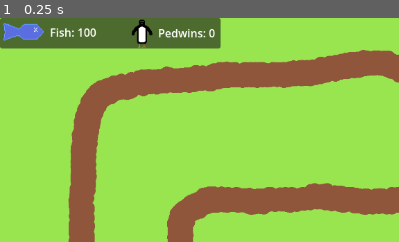
Above: before the commit, frame 1.
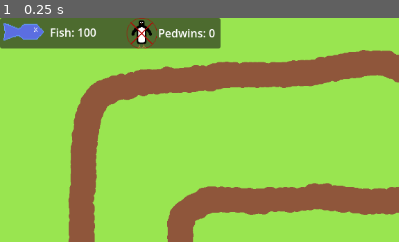
Above: after the commit, the same moment.

Repository: CrimsonCloak/pedwin
Game: Godot game, scene res://Scenes/demogame.tscn
Same seed, same stepped clock (60 frames per second), same inputs: the game is played once before the commit and once after it.
Inputs:
- Up to frame 1 (0.25 s): no input
The pictures show only the part of the screen within x 0-50%, y 0-50%; the shares and areas given below are measured in that part.

The runs differ from the first frame. In frame 1, 0.3% of the frame differs, in the area x 31-40%, y 0-14%.

Commit message:
Small changes to pedwin behavior

Diff:
--- a/Scenes/UI/level_hud.tscn
+++ b/Scenes/UI/level_hud.tscn
@@ -1,7 +1,7 @@
 [gd_scene format=3 uid="uid://br4vn4h68fivi"]
 
 [ext_resource type="Texture2D" uid="uid://bqq7mdxjwh0lv" path="res://Assets/Fish_UI_symbol.png" id="1_w7e8c"]
-[ext_resource type="Texture2D" uid="uid://c3m2fo3leck3e" path="res://Assets/Pedwin/Pedwin1.png" id="2_i15ox"]
+[ext_resource type="Texture2D" uid="uid://5gpg4v4bjw65" path="res://Assets/Pedwin/Pedwin_perished_counter.png" id="2_i15ox"]
 
 [node name="LevelHud" type="Control" unique_id=1502562895]
 layout_mode = 3
@@ -33,10 +33,9 @@
 [node name="PedwinRemainingCounterVisual" type="TextureRect" parent="CanvasLayer/UI_top_bar" unique_id=237885755]
 layout_mode = 0
 offset_left = 182.0
-offset_top = -1.0
 offset_right = 246.00006
-offset_bottom = 63.0
-scale = Vector2(0.71, 0.71)
+offset_bottom = 64.0
+scale = Vector2(0.695, 0.695)
 texture = ExtResource("2_i15ox")
 
 [node name="PedwinRemainingCounterText" type="Label" parent="CanvasLayer/UI_top_bar" unique_id=560213748]
--- a/Scripts/pedwin.gd
+++ b/Scripts/pedwin.gd
@@ -9,11 +9,11 @@
 	health = maxHealth
 	gameManager = get_node("/root/Game/GameManager")
 
-func _input(event):
-	if event is InputEventMouseButton:
-		if event.button_index == MOUSE_BUTTON_LEFT and event.pressed:
-			if $Sprite2D.is_pixel_opaque(get_local_mouse_position()):
-				takeDamage(1)
+#func _input(event):
+	#if event is InputEventMouseButton:
+		#if event.button_index == MOUSE_BUTTON_LEFT and event.pressed:
+			#if $Sprite2D.is_pixel_opaque(get_local_mouse_position()):
+				#takeDamage(1)
 
 # Called every frame. 'delta' is the elapsed time since the previous frame.
 func _process(delta: float) -> void:
Binary file added: Assets/Pedwin/Pedwin_perished_counter.png
Not shown, added: Assets/Pedwin/Pedwin_perished_counter.png.import
